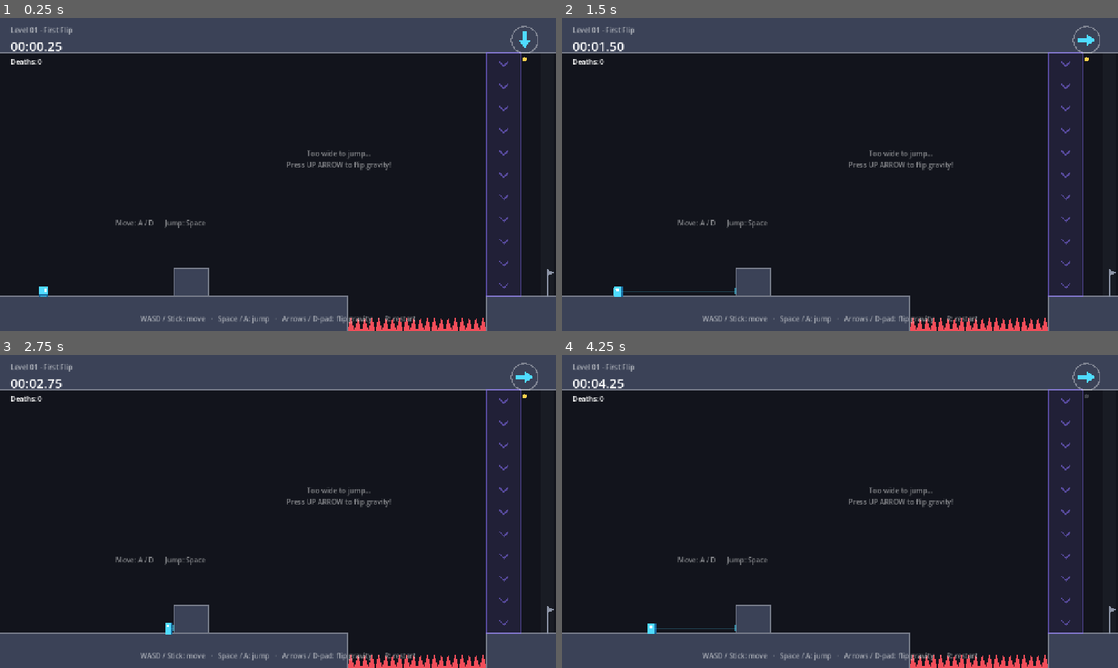
Above: before the commit, frames 1-4 (two rows, left to right).
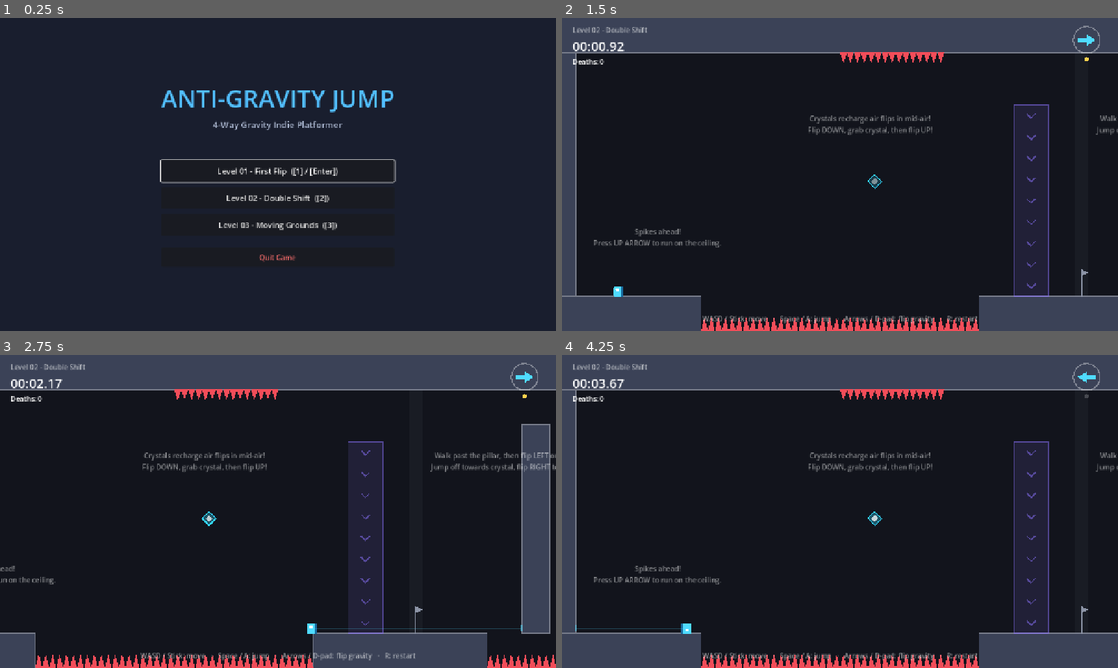
Above: after the commit, the same moments.

Repository: gorelikspb/antigravityjump
Game: Godot game, scene res://src/ui/main_menu.tscn
Same seed, same stepped clock (60 frames per second), same inputs: the game is played once before the commit and once after it. Before the commit the project starts from res://src/levels/level_01.tscn.
Inputs (mouse positions are in pixels of both pictures, inside the frame that each line leads up to):
- Up to frame 1 (0.25 s): no input
- Up to frame 2 (1.5 s): click (840, 199) at 0.5 s, where only the run after the commit has a clickable "Level 02 - Double Shift ([2])"; tap Enter (confirm) at 1.25 s; move the mouse to (962, 158) at 1.27 s; hold Right (gravity_right) from 1.28 s (still down); tap 1 at 1.35 s; click (962, 158) at 1.42 s
- Up to frame 3 (2.75 s): keep holding Right (gravity_right); tap Space (jump) at 1.52, 2.27 s; tap 2 at 1.55, 2.1 s; move the mouse to (166, 527) at 2.02 s; tap 3 at 2.3 s
- Up to frame 4 (4.25 s): move the mouse to (895, 442) at 2.77 s; release Right (gravity_right) at 2.78 s; hold Left (gravity_left) 2.78-3.53 s; tap 3 at 2.85 s; tap Keypad Enter at 3.05, 3.6 s; move the mouse to (812, 574) at 3.52 s; hold Right (gravity_right) from 3.53 s (still down); click (812, 574) at 3.67 s; tap Space (jump) at 3.77 s; tap K at 3.8 s

The runs differ from the first frame. In frame 1, 25% of the frame differs, in the area x 0-100%, y 0-100%; in frame 2, 18%; in frame 3, 24%; in frame 4, 18%.

Commit message:
feat: add MovingPlatform, Level 03, and MainMenu

Diff:
--- a/project.godot
+++ b/project.godot
@@ -7,7 +7,7 @@
 
 config/name="Anti-Gravity Jump"
 config/description="2D platformer with 4-way gravity flipping (prototype)."
-run/main_scene="res://src/levels/level_01.tscn"
+run/main_scene="res://src/ui/main_menu.tscn"
 config/features=PackedStringArray("4.7", "GL Compatibility")
 
 [autoload]
--- a/src/core/input_bootstrap.gd
+++ b/src/core/input_bootstrap.gd
@@ -17,6 +17,7 @@
 	&"gravity_right": [KEY_RIGHT],
 	&"restart": [KEY_R],
 	&"confirm": [KEY_ENTER, KEY_KP_ENTER],
+	&"menu": [KEY_ESCAPE],
 }
 
 const JOY_BUTTONS: Dictionary = {
--- a/src/gameplay/level/level.gd
+++ b/src/gameplay/level/level.gd
@@ -72,7 +72,9 @@
 
 
 func _unhandled_input(event: InputEvent) -> void:
-	if event.is_action_pressed(&"restart"):
+	if event.is_action_pressed(&"menu"):
+		get_tree().change_scene_to_file("res://src/ui/main_menu.tscn")
+	elif event.is_action_pressed(&"restart"):
 		get_tree().reload_current_scene()
 	elif _completed and event.is_action_pressed(&"confirm"):
 		if next_level.is_empty():
--- /dev/null
+++ b/src/gameplay/level/moving_platform.gd
@@ -0,0 +1,61 @@
+@tool
+class_name MovingPlatform
+extends AnimatableBody2D
+## Greybox moving platform. Implements: design/gdd/level-flow.md
+
+@export var size: Vector2 = Vector2(128, 24):
+	set(value):
+		size = value.max(Vector2(4, 4))
+		_refresh()
+
+@export var travel_offset: Vector2 = Vector2(240, 0):
+	set(value):
+		travel_offset = value
+		queue_redraw()
+
+@export var duration: float = 2.2
+@export var color: Color = Color(0.32, 0.55, 0.72):
+	set(value):
+		color = value
+		queue_redraw()
+
+var _shape_node: CollisionShape2D
+var _start_pos: Vector2 = Vector2.ZERO
+var _t: float = 0.0
+
+
+func _ready() -> void:
+	_refresh()
+	_start_pos = position
+
+
+func _physics_process(delta: float) -> void:
+	if Engine.is_editor_hint():
+		return
+	if duration > 0.0:
+		_t += delta
+		var alpha: float = 0.5 - 0.5 * cos(_t * TAU / duration)
+		position = _start_pos + travel_offset * alpha
+
+
+func _refresh() -> void:
+	if not is_node_ready():
+		return
+	if _shape_node == null:
+		_shape_node = CollisionShape2D.new()
+		add_child(_shape_node)
+	var rect := RectangleShape2D.new()
+	rect.size = size
+	_shape_node.shape = rect
+	_shape_node.position = size * 0.5
+	queue_redraw()
+
+
+func _draw() -> void:
+	var r := Rect2(Vector2.ZERO, size)
+	draw_rect(r, color)
+	draw_rect(r, color.lightened(0.35), false, 2.0)
+	if Engine.is_editor_hint():
+		# Draw line from platform center to destination center
+		var center := size * 0.5
+		draw_line(center, center + travel_offset, Color(1, 1, 1, 0.3), 2.0, true)
--- a/src/levels/level_02.tscn
+++ b/src/levels/level_02.tscn
@@ -14,6 +14,7 @@
 script = ExtResource("1_level")
 level_name = "Level 02 - Double Shift"
 level_bounds = Rect2(0, 0, 1920, 720)
+next_level = "res://src/levels/level_03.tscn"
 
 [node name="Geometry" type="Node2D" parent="."]
 
--- /dev/null
+++ b/src/levels/level_03.tscn
@@ -0,0 +1,112 @@
+[gd_scene format=3]
+
+[ext_resource type="Script" path="res://src/gameplay/level/level.gd" id="1_level"]
+[ext_resource type="PackedScene" path="res://src/gameplay/player/player.tscn" id="2_player"]
+[ext_resource type="PackedScene" path="res://src/ui/hud.tscn" id="3_hud"]
+[ext_resource type="Script" path="res://src/gameplay/level/block.gd" id="4_block"]
+[ext_resource type="Script" path="res://src/gameplay/level/spikes.gd" id="5_spikes"]
+[ext_resource type="Script" path="res://src/gameplay/level/gravity_zone.gd" id="6_zone"]
+[ext_resource type="Script" path="res://src/gameplay/level/checkpoint.gd" id="7_checkpoint"]
+[ext_resource type="Script" path="res://src/gameplay/level/goal.gd" id="8_goal"]
+[ext_resource type="Script" path="res://src/gameplay/level/recharge_crystal.gd" id="9_crystal"]
+[ext_resource type="Script" path="res://src/gameplay/level/moving_platform.gd" id="10_moving_platform"]
+
+[node name="Level03" type="Node2D"]
+script = ExtResource("1_level")
+level_name = "Level 03 - Moving Grounds"
+level_bounds = Rect2(0, 0, 1920, 720)
+next_level = "res://src/ui/main_menu.tscn"
+
+[node name="Geometry" type="Node2D" parent="."]
+
+[node name="Ceiling" type="StaticBody2D" parent="Geometry"]
+script = ExtResource("4_block")
+size = Vector2(1920, 80)
+
+[node name="LeftWall" type="StaticBody2D" parent="Geometry"]
+position = Vector2(0, 80)
+script = ExtResource("4_block")
+size = Vector2(32, 560)
+
+[node name="RightWall" type="StaticBody2D" parent="Geometry"]
+position = Vector2(1856, 80)
+script = ExtResource("4_block")
+size = Vector2(64, 640)
+
+[node name="FloorStart" type="StaticBody2D" parent="Geometry"]
+position = Vector2(0, 640)
+script = ExtResource("4_block")
+size = Vector2(320, 80)
+
+[node name="SafeMidFloor" type="StaticBody2D" parent="Geometry"]
+position = Vector2(1280, 640)
+script = ExtResource("4_block")
+size = Vector2(576, 80)
+
+[node name="FinalGoalLedge" type="StaticBody2D" parent="Geometry"]
+position = Vector2(1680, 260)
+script = ExtResource("4_block")
+size = Vector2(176, 32)
+
+[node name="MovingPlatforms" type="Node2D" parent="."]
+
+[node name="MovingPlatform1" type="AnimatableBody2D" parent="MovingPlatforms"]
+position = Vector2(360, 560)
+script = ExtResource("10_moving_platform")
+size = Vector2(144, 24)
+travel_offset = Vector2(280, 0)
+duration = 2.5
+
+[node name="MovingPlatform2" type="AnimatableBody2D" parent="MovingPlatforms"]
+position = Vector2(860, 180)
+script = ExtResource("10_moving_platform")
+size = Vector2(144, 24)
+travel_offset = Vector2(280, 0)
+duration = 2.5
+
+[node name="Hazards" type="Node2D" parent="."]
+
+[node name="PitSpikes" type="Area2D" parent="Hazards"]
+position = Vector2(320, 688)
+script = ExtResource("5_spikes")
+size = Vector2(960, 32)
+
+[node name="Pickups" type="Node2D" parent="."]
+
+[node name="RechargeCrystalMid" type="Area2D" parent="Pickups"]
+position = Vector2(780, 340)
+script = ExtResource("9_crystal")
+always_consume = true
+size = Vector2(32, 32)
+
+[node name="RechargeCrystalGoal" type="Area2D" parent="Pickups"]
+position = Vector2(1560, 400)
+script = ExtResource("9_crystal")
+always_consume = true
+size = Vector2(32, 32)
+
+[node name="Triggers" type="Node2D" parent="."]
+
+[node name="SafetyZoneDown" type="Area2D" parent="Triggers"]
+position = Vector2(1280, 160)
+script = ExtResource("6_zone")
+direction = 0
+size = Vector2(80, 480)
+
+[node name="Checkpoint1" type="Area2D" parent="Triggers"]
+position = Vector2(1380, 80)
+script = ExtResource("7_checkpoint")
+size = Vector2(32, 560)
+
+[node name="Goal" type="Area2D" parent="Triggers"]
+position = Vector2(1760, 200)
+script = ExtResource("8_goal")
+size = Vector2(40, 56)
+
+[node name="Spawn" type="Marker2D" parent="."]
+position = Vector2(100, 628)
+
+[node name="Player" parent="." instance=ExtResource("2_player")]
+position = Vector2(100, 628)
+
+[node name="HUD" parent="." instance=ExtResource("3_hud")]
--- /dev/null
+++ b/src/ui/main_menu.gd
@@ -0,0 +1,32 @@
+class_name MainMenu
+extends Control
+## Main Menu UI script. Implements: design/gdd/level-flow.md (UI Requirements)
+
+@onready var _btn_level_1: Button = %BtnLevel1
+@onready var _btn_level_2: Button = %BtnLevel2
+@onready var _btn_level_3: Button = %BtnLevel3
+@onready var _btn_quit: Button = %BtnQuit
+
+
+func _ready() -> void:
+	_btn_level_1.pressed.connect(func() -> void: _load_level("res://src/levels/level_01.tscn"))
+	_btn_level_2.pressed.connect(func() -> void: _load_level("res://src/levels/level_02.tscn"))
+	_btn_level_3.pressed.connect(func() -> void: _load_level("res://src/levels/level_03.tscn"))
+	_btn_quit.pressed.connect(func() -> void: get_tree().quit())
+	_btn_level_1.grab_focus()
+
+
+func _unhandled_input(event: InputEvent) -> void:
+	if event is InputEventKey and event.pressed and not event.echo:
+		if event.keycode == KEY_1 or event.keycode == KEY_KP_1:
+			_load_level("res://src/levels/level_01.tscn")
+		elif event.keycode == KEY_2 or event.keycode == KEY_KP_2:
+			_load_level("res://src/levels/level_02.tscn")
+		elif event.keycode == KEY_3 or event.keycode == KEY_KP_3:
+			_load_level("res://src/levels/level_03.tscn")
+		elif event.keycode == KEY_ENTER or event.keycode == KEY_KP_ENTER:
+			_load_level("res://src/levels/level_01.tscn")
+
+
+func _load_level(path: String) -> void:
+	get_tree().change_scene_to_file(path)
--- /dev/null
+++ b/src/ui/main_menu.tscn
@@ -0,0 +1,93 @@
+[gd_scene format=3]
+
+[ext_resource type="Script" path="res://src/ui/main_menu.gd" id="1_main_menu"]
+
+[node name="MainMenu" type="Control"]
+layout_mode = 3
+anchors_preset = 15
+anchor_right = 1.0
+anchor_bottom = 1.0
+grow_horizontal = 2
+grow_vertical = 2
+script = ExtResource("1_main_menu")
+
+[node name="Background" type="ColorRect" parent="."]
+layout_mode = 1
+anchors_preset = 15
+anchor_right = 1.0
+anchor_bottom = 1.0
+grow_horizontal = 2
+grow_vertical = 2
+color = Color(0.1, 0.12, 0.18, 1)
+
+[node name="CenterContainer" type="CenterContainer" parent="."]
+layout_mode = 1
+anchors_preset = 15
+anchor_right = 1.0
+anchor_bottom = 1.0
+grow_horizontal = 2
+grow_vertical = 2
+
+[node name="VBoxContainer" type="VBoxContainer" parent="CenterContainer"]
+layout_mode = 2
+theme_override_constants/separation = 24
+alignment = 1
+
+[node name="HeaderBox" type="VBoxContainer" parent="CenterContainer/VBoxContainer"]
+layout_mode = 2
+theme_override_constants/separation = 8
+alignment = 1
+
+[node name="Title" type="Label" parent="CenterContainer/VBoxContainer/HeaderBox"]
+layout_mode = 2
+theme_override_colors/font_color = Color(0.32, 0.75, 1, 1)
+theme_override_font_sizes/font_size = 56
+text = "ANTI-GRAVITY JUMP"
+horizontal_alignment = 1
+
+[node name="Subtitle" type="Label" parent="CenterContainer/VBoxContainer/HeaderBox"]
+layout_mode = 2
+theme_override_colors/font_color = Color(0.7, 0.75, 0.85, 1)
+theme_override_font_sizes/font_size = 20
+text = "4-Way Gravity Indie Platformer"
+horizontal_alignment = 1
+
+[node name="Spacer" type="Control" parent="CenterContainer/VBoxContainer"]
+custom_minimum_size = Vector2(0, 20)
+layout_mode = 2
+
+[node name="MenuButtons" type="VBoxContainer" parent="CenterContainer/VBoxContainer"]
+layout_mode = 2
+theme_override_constants/separation = 12
+
+[node name="BtnLevel1" type="Button" parent="CenterContainer/VBoxContainer/MenuButtons"]
+unique_name_in_owner = true
+custom_minimum_size = Vector2(360, 50)
+layout_mode = 2
+theme_override_font_sizes/font_size = 18
+text = "Level 01 - First Flip  ([1] / [Enter])"
+
+[node name="BtnLevel2" type="Button" parent="CenterContainer/VBoxContainer/MenuButtons"]
+unique_name_in_owner = true
+custom_minimum_size = Vector2(360, 50)
+layout_mode = 2
+theme_override_font_sizes/font_size = 18
+text = "Level 02 - Double Shift  ([2])"
+
+[node name="BtnLevel3" type="Button" parent="CenterContainer/VBoxContainer/MenuButtons"]
+unique_name_in_owner = true
+custom_minimum_size = Vector2(360, 50)
+layout_mode = 2
+theme_override_font_sizes/font_size = 18
+text = "Level 03 - Moving Grounds  ([3])"
+
+[node name="HSeparator" type="HSeparator" parent="CenterContainer/VBoxContainer/MenuButtons"]
+layout_mode = 2
+
+[node name="BtnQuit" type="Button" parent="CenterContainer/VBoxContainer/MenuButtons"]
+unique_name_in_owner = true
+custom_minimum_size = Vector2(360, 44)
+layout_mode = 2
+theme_override_colors/font_color = Color(0.9, 0.4, 0.4, 1)
+theme_override_font_sizes/font_size = 16
+text = "Quit Game"
Not shown, added: src/gameplay/level/moving_platform.gd.uid
Not shown, added: src/ui/main_menu.gd.uid
